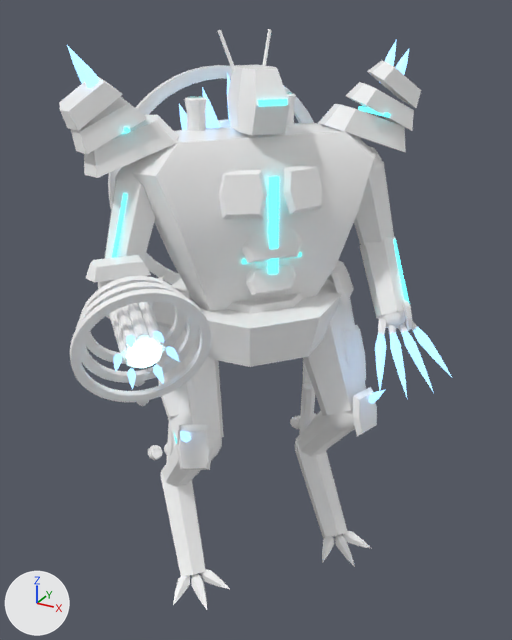
Renders of the glTF model tools/render/pieces/titans/export/juggernaut.glb from each side of a commit.
One viewpoint serves both versions: a 50 mm camera at (21.8, -39.1, 38.7) aimed at (1.4, -2.0, 20.1). Every picture has the same lights, and +X, +Y and +Z are marked at lower left. The picture after the commit comes second.

Script lines for the objects in view, before the commit:
```python
ob_ju3__ju_anneau = bpy.data.objects.new('ju3__ju_anneau', me_ju3__ju_anneau)
ob_ju3__ju_anneau.location = (0.0, 0.0, 0.0)
ob_ju3__ju_blind = bpy.data.objects.new('ju3__ju_blind', me_ju3__ju_blind)
ob_ju3__ju_blind.location = (0.0, 0.0, 0.0)
ob_ju3__ju_blind2 = bpy.data.objects.new('ju3__ju_blind2', me_ju3__ju_blind2)
ob_ju3__ju_blind2.location = (0.0, 0.0, 0.0)
ob_ju3__ju_canon = bpy.data.objects.new('ju3__ju_canon', me_ju3__ju_canon)
ob_ju3__ju_canon.location = (0.0, 0.0, 0.0)
ob_ju3__ju_coeur = bpy.data.objects.new('ju3__ju_coeur', me_ju3__ju_coeur)
ob_ju3__ju_coeur.location = (0.0, 0.0, 0.0)
ob_ju3__ju_conduit = bpy.data.objects.new('ju3__ju_conduit', me_ju3__ju_conduit)
ob_ju3__ju_conduit.location = (0.0, 0.0, 0.0)
ob_ju3__ju_conduit_turq = bpy.data.objects.new('ju3__ju_conduit_turq', me_ju3__ju_conduit_turq)
ob_ju3__ju_conduit_turq.location = (0.0, 0.0, 0.0)
ob_ju3__ju_cristal = bpy.data.objects.new('ju3__ju_cristal', me_ju3__ju_cristal)
ob_ju3__ju_cristal.location = (0.0, 0.0, 0.0)
ob_ju3__ju_struct = bpy.data.objects.new('ju3__ju_struct', me_ju3__ju_struct)
ob_ju3__ju_struct.location = (0.0, 0.0, 0.0)
# also in view: 'ju3__ju_os' at (1.1, -1.2, 2.9)
```
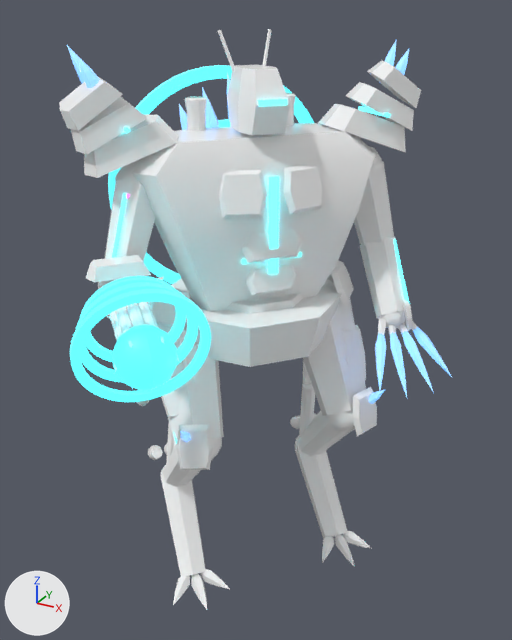
Edits to the bpy script that builds the scene:
```text
Change mat_ju_anneau:
    mat_ju_anneau.metallic: 0.9 -> 0.0
    mat_ju_anneau.base_color: (1.0, 1.0, 1.0) -> (0.06, 0.4, 0.46)  # white #ffffff -> cyan #45aab5
    mat_ju_anneau.roughness: 1.0 -> 0.2
    add mat_ju_anneau.emission_strength = 1.3
    add mat_ju_anneau.emission_color = (0.098, 0.902, 1.0)  # cyan #58f4ff
Change mat_ju_blind:
    mat_ju_blind.metallic: 0.8 -> 0.7
Change mat_ju_blind2:
    mat_ju_blind2.metallic: 0.75 -> 0.65
Change mat_ju_canon:
    add mat_ju_canon.coat_weight = 0.6
    add mat_ju_canon.coat_roughness = 0.08
Change mat_ju_coeur:
    mat_ju_coeur.base_color: (0.02, 0.1, 0.11) -> (0.08, 0.5, 0.58)  # dark cyan #27595d -> cyan #50bcc8
    mat_ju_coeur.emission_color: (0.55, 1.0, 1.0) -> (0.38, 0.96, 1.0)  # cyan #c4ffff -> cyan #a6faff
Change mat_ju_conduit:
    mat_ju_conduit.base_color: (0.01, 0.08, 0.09) -> (0.02, 0.3, 0.36)  # dark cyan #195055 -> cyan #2795a2
    mat_ju_conduit.emission_color: (0.1, 0.92, 1.0) -> (0.098, 0.902, 1.0)  # cyan #59f6ff -> cyan #58f4ff
    mat_ju_conduit.emission_strength: 2.2 -> 2.6
Change mat_ju_conduit_turq:
    mat_ju_conduit_turq.base_color: (0.01, 0.07, 0.07) -> (0.02, 0.26, 0.26)  # dark cyan #194b4b -> cyan #278b8b
    mat_ju_conduit_turq.emission_color: (0.141, 1.0, 0.941) -> (0.14, 1.0, 0.953)  # cyan #69fff8 -> cyan #69fffa
    mat_ju_conduit_turq.emission_strength: 1.36 -> 1.72
Change mat_ju_cristal:
    mat_ju_cristal.base_color: (0.03, 0.06, 0.14) -> (0.4, 0.6, 0.9)  # dark blue #304569 -> blue #aacbf3
    mat_ju_cristal.emission_color: (0.3, 0.62, 1.0) -> (0.144, 0.414, 0.9)  # blue #95ceff -> blue #6aacf3
    mat_ju_cristal.emission_strength: 1.8 -> 1.0
    mat_ju_cristal.roughness: 0.5 -> 0.1
    add mat_ju_cristal.ior = 1.6
    add mat_ju_cristal.coat_weight = 1.0
    add mat_ju_cristal.transmission_weight = 0.3
Change mat_ju_os:
    mat_ju_os.metallic: 0.05 -> 0.6
    add mat_ju_os.coat_roughness = 0.08
    add mat_ju_os.coat_weight = 0.6
Change mat_ju_struct:
    mat_ju_struct.metallic: 0.7 -> 0.6
Add mat_ju_halo:
    mat_ju_halo = principled_material('ju_halo')
    mat_ju_halo.base_color = (0.02, 0.2, 0.24)  # cyan #277c86
    mat_ju_halo.emission_color = (0.098, 0.902, 1.0)  # cyan #58f4ff
    mat_ju_halo.emission_strength = 1.2
Add mat_ju_accent:
    mat_ju_accent = principled_material('ju_accent')
    mat_ju_accent.base_color = (0.3, 0.06, 0.2)  # purple #95457c
    mat_ju_accent.emission_color = (1.0, 0.232, 0.737)  # pink #ff84df
    mat_ju_accent.emission_strength = 1.33
Add me_ju3__ju_halo:
    me_ju3__ju_halo.from_pydata(...)  # 200 vertices, 392 faces; spans x -5.5..2.3, y -14.4..5.1, z 20.2..30.5
    me_ju3__ju_halo.materials.append(mat_ju_halo)  # cyan #277c86, glowing cyan #58f4ff
Add me_ju3__ju_accent:
    me_ju3__ju_accent.from_pydata(...)  # 40 vertices, 60 faces; spans x -4.2..8.3, y -8.4..4.5, z 13.0..29.0
    me_ju3__ju_accent.materials.append(mat_ju_accent)  # purple #95457c, glowing pink #ff84df
Add ob_ju3__ju_halo:
    ob_ju3__ju_halo = bpy.data.objects.new('ju3__ju_halo', me_ju3__ju_halo)
    ob_ju3__ju_halo.location = (0.0, 0.0, 0.0)
Add ob_ju3__ju_accent:
    ob_ju3__ju_accent = bpy.data.objects.new('ju3__ju_accent', me_ju3__ju_accent)
    ob_ju3__ju_accent.location = (0.0, 0.0, 0.0)
```

Boxes [x1, y1, x2, y2] around the edits, measured in the pictures (512 x 640 px):
'ju3__ju_blind', surface changed: [79, 61, 412, 576] in both
'ju3__ju_blind2', surface changed: [84, 72, 391, 420] in both
'ju3__ju_anneau', recoloured, surface changed: [70, 65, 314, 402] in both
'ju3__ju_cristal', recoloured, surface changed: [67, 39, 452, 443] in both
'ju3__ju_halo', added (cyan): after [112, 325, 178, 390]
'ju3__ju_canon', surface changed: [98, 92, 296, 460] in both
'ju3__ju_coeur', recoloured: [126, 341, 162, 368] in both
'ju3__ju_conduit_turq', recoloured, surface changed: [242, 252, 302, 264] in both
'ju3__ju_accent', added (mostly hidden): after [126, 194, 130, 198]
